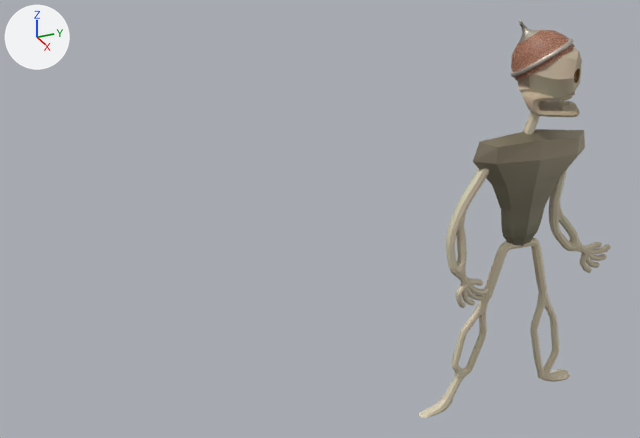
The Blender file Arte/Esqueleto Enemigo.blend as it was, and as the next commit left it.
Before and after are seen from a 50 mm lens placed at (11.74, -9.42, 10.39), pointed at (-0.52, -3.9, 4.26). Arrows for +X, +Y and +Z are at upper left; the lights stay in place.

Before the edit, the objects in view are built like this:
```python
ob_craneo = bpy.data.objects.new('Craneo', me_plane)
ob_craneo.parent = ob_esqueleto
ob_craneo.location = (0.149, 0.178, 3.228)
ob_craneo.rotation_euler = (0.0, 0.0, 2.302)  # degrees (0, 0, 132)
ob_esqueleto = bpy.data.objects.new('Esqueleto', me_plane_001)
ob_esqueleto.location = (0.0, -0.16, 5.59)
ob_esqueleto.rotation_euler = (0.199, 0.0, 0.0)  # degrees (11, 0, 0)
ob_sphere = bpy.data.objects.new('Sphere', me_sphere_001)
ob_sphere.parent = ob_craneo
ob_sphere.location = (-0.0331, 0.000955, 3.666)
ob_sphere.rotation_euler = (-0.617, 0.0154, 2.329)  # degrees (-35, 0.9, 133)
ob_sphere.scale = (0.442, 0.563, 0.563)
```
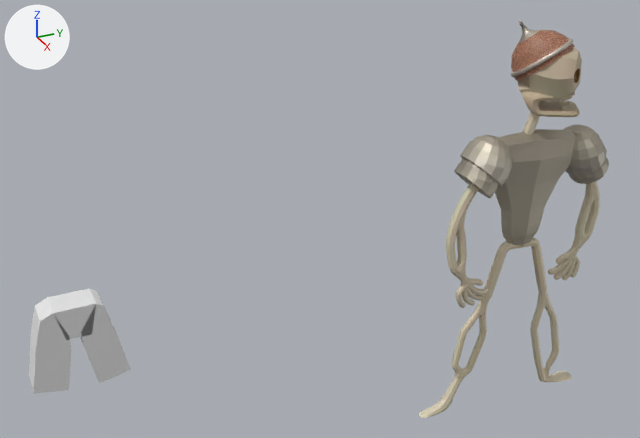
What differs and where, as boxes (x1, y1, x2, y2) in the pictures (640 x 438 px; the box of a moved part takes in the faces that stretch with it):
'Esqueleto', reshaped: before (419, 112, 611, 418); after (419, 112, 600, 418)
'Plane', added: after (29, 288, 131, 394)
'Hombrera derecha', added: after (454, 135, 512, 199)
    faces in mat_metal_001 (picture img_metal_jpg_001): (460, 135, 512, 187)
    faces in mat_metal (picture img_metal_jpg): (454, 158, 498, 199)
'Hombrera izquierda', added: after (563, 124, 609, 184)
    faces in mat_metal_003 (picture img_metal_jpg_003): (563, 124, 607, 176)
    faces in mat_metal_002 (picture img_metal_jpg_002): (569, 157, 609, 184)
part 1 of me_plane_001, moved or reshaped: before (549, 170, 611, 273); after (548, 182, 600, 280)
part 2 of me_plane_001, moved or reshaped: before (536, 360, 570, 382); after (536, 360, 572, 382)
part 3 of me_plane_001, surface changed (brown to grey): before (473, 129, 585, 246); after (495, 129, 577, 246)

What changed in the scene script:
```text
Change me_plane_001:
    used by ob_esqueleto; location = (0.0, -0.16, 5.59); rotation_euler = (0.199, 0.0, 0.0), in degrees (11, 0, 0)
    remove me_plane_001.from_pydata(...)  # 2974 vertices, 2972 faces; spans x -0.29..0.29, y -2.98..1.56, z -5.78..0.27
    add me_plane_001.from_pydata(...)  # 2974 vertices, 2972 faces; spans x -0.29..0.29, y -2.98..1.34, z -5.8..0.27
    me_plane_001 part 1: the loose piece of 798 vertices spanning x -0.09..0.09, y 0.23..1.56, z -3.55..-0.55 is multiplied about its middle by the matrix ((-1.0, 0.0, 0.0), (0.0, -0.995, -0.103), (0.0, -0.103, 0.995)), then moved by (0.0, -0.23, 0.06)
    me_plane_001 part 2: 86 of 2974 vertices moved; they spanned x -0.16..0.16, y -0.29..0.43, z -5.78..-5.28 and now span x -0.16..0.16, y -0.27..0.47, z -5.8..-5.36; mean shift (0.0, 0.02, -0.08); largest move (0.05, -0.18, -5.32) -> (0.05, -0.17, -5.51)
    me_plane_001 part 3: texture (UV) coordinates of 72 of 2972 faces, centred in x -0.24..0.24, y -1.01..0.93, z -2.32..-0.12, changed; they spanned u 0.39..0.41, v 0.81..0.85 and now span u 0.31..0.33, v 0.39..0.44
Add me_plane_004:
    me_plane_004.from_pydata([(0.0, -8.078, -0.491), (0.0, -7.63, -1.6), (0.0, -7.862, -0.541), (0.0, -8.395, -0.576), (0.0, -8.565, -1.604)], [(2, 1), (0, 2), (3, 0), (4, 3)], [])
Add me_plane_003:
    me_plane_003.from_pydata([(0.0, 0.0, 0.0)], [], [])
Add ob_plane:
    ob_plane = bpy.data.objects.new('Plane', me_plane_004)  # modifiers SKIN
    ob_plane.location = (0.01, 0.0, 4.28)
Add ob_hombrera_izquierda:
    ob_hombrera_izquierda = bpy.data.objects.new('Hombrera izquierda', me_sphere_006)  # 178 vertices, 174 faces; spans x -0.98..0.98, y -1.12..0.98, z -1.12..1.0; in mat_metal_003 (picture img_metal_jpg_003), mat_metal_002 (picture img_metal_jpg_002)
    ob_hombrera_izquierda.parent = ob_hombreras
    ob_hombrera_izquierda.location = (0.0102, 0.959, 4.904)
    ob_hombrera_izquierda.rotation_euler = (-0.309, 0.0, 3.142)  # degrees (-18, 0, 180)
    ob_hombrera_izquierda.scale = (0.496, 0.394, 0.496)
Add ob_hombreras:
    ob_hombreras = bpy.data.objects.new('Hombreras', me_plane_003)
    ob_hombreras.location = (0.0102, -0.148, 5.19)
Add ob_hombrera_derecha:
    ob_hombrera_derecha = bpy.data.objects.new('Hombrera derecha', me_sphere_004)  # 178 vertices, 174 faces; spans x -0.98..0.98, y -1.12..0.98, z -1.12..1.0; in mat_metal_001 (picture img_metal_jpg_001), mat_metal (picture img_metal_jpg)
    ob_hombrera_derecha.parent = ob_hombreras
    ob_hombrera_derecha.location = (0.0102, -1.051, 4.982)
    ob_hombrera_derecha.rotation_euler = (-0.309, 0.0, 0.0)  # degrees (-18, 0, 0)
    ob_hombrera_derecha.scale = (0.496, 0.394, 0.496)
```
